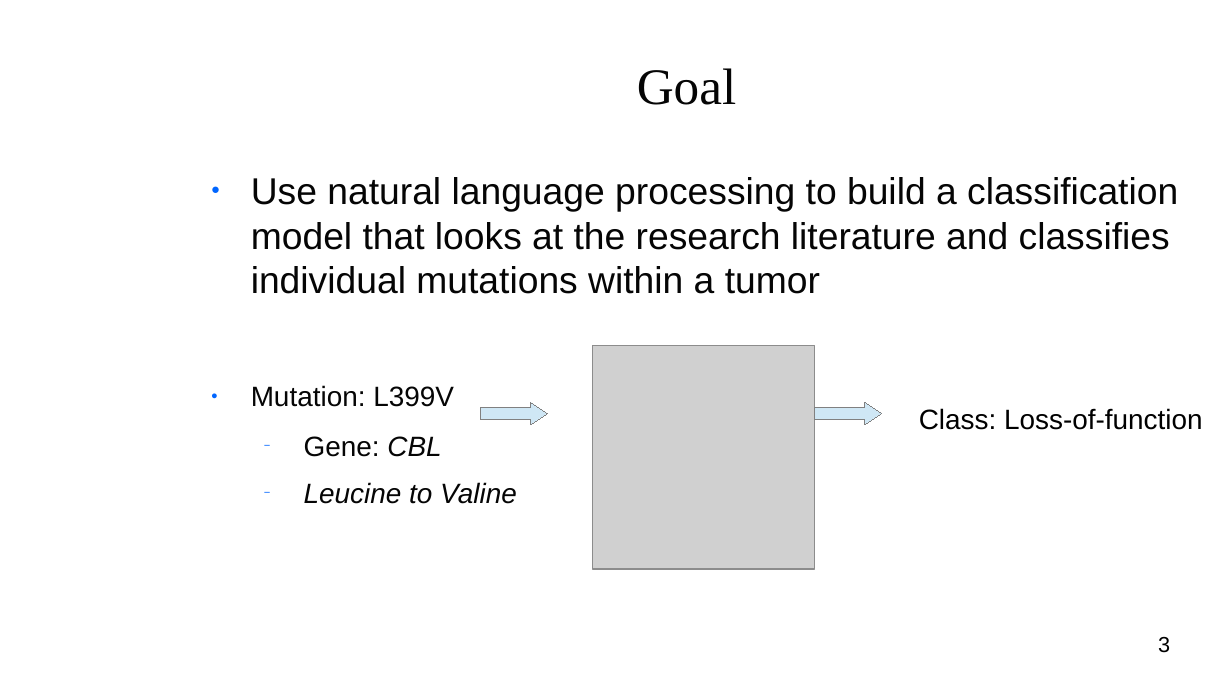
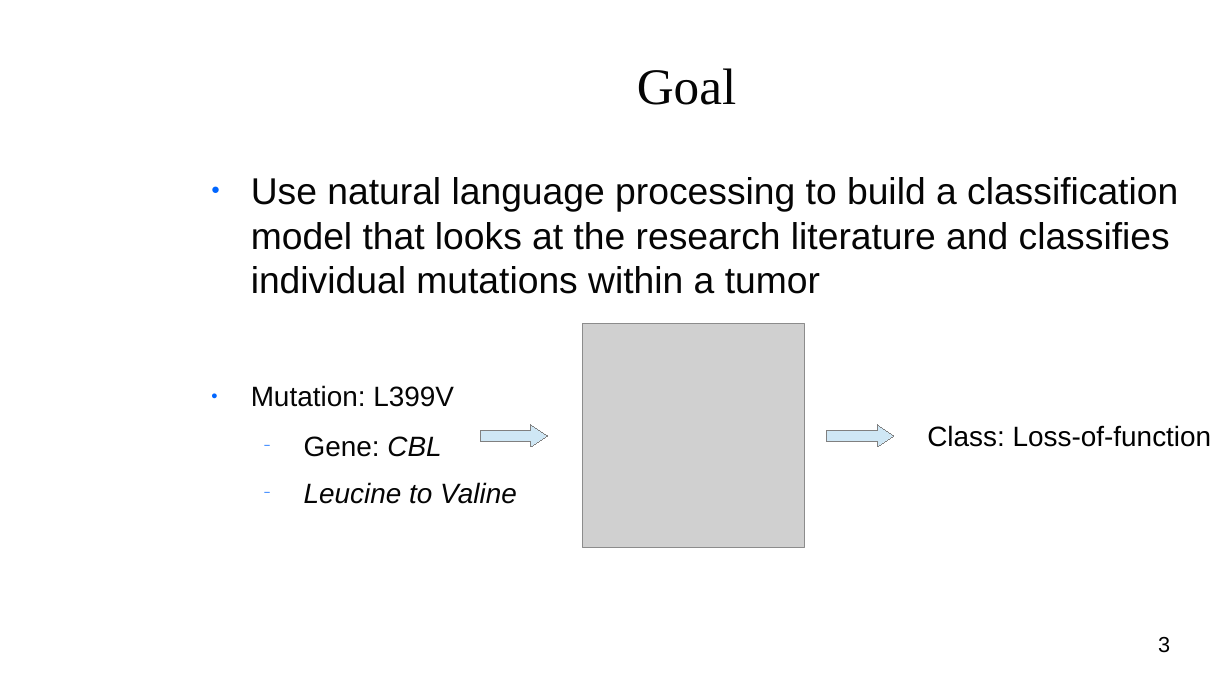
Before and after one commit to Shredder42/mutations, a slide deck: slide 3 of presentation.odp. Drawn at 1232x693 pixels with LibreOffice and Linux fonts; fonts in the diff are those of the drawing; grey boxes stand for pictures; background and template pictures are left out. Boxes give left, top, right and bottom in pixels: in the first picture for what was removed or moved away, otherwise in the second. Text is boxed around its words. In the diff, an @@ line names an element or a change of style, - is before the commit and + after.

```diff
--- a/presentation.odp
+++ b/presentation.odp
@@ picture: place and size @@
-picture at [593,345,815,569]
+picture at [582,324,805,548]
@@ text "Class: Loss-of-function": place and size @@
-text "Class: Loss-of-function" at [919,408,1203,430]
+text "Class: Loss-of-function" at [927,425,1212,447]
@@ right arrow: place and size @@
-right arrow at [481,402,548,425]
+right arrow at [481,425,548,447]
@@ right arrow: place and size @@
-right arrow at [815,402,882,425]
+right arrow at [827,425,894,447]
```
Also in this commit, not shown: 5 other slides changed, 2 slides added, 1 slide removed, 1 other file.
